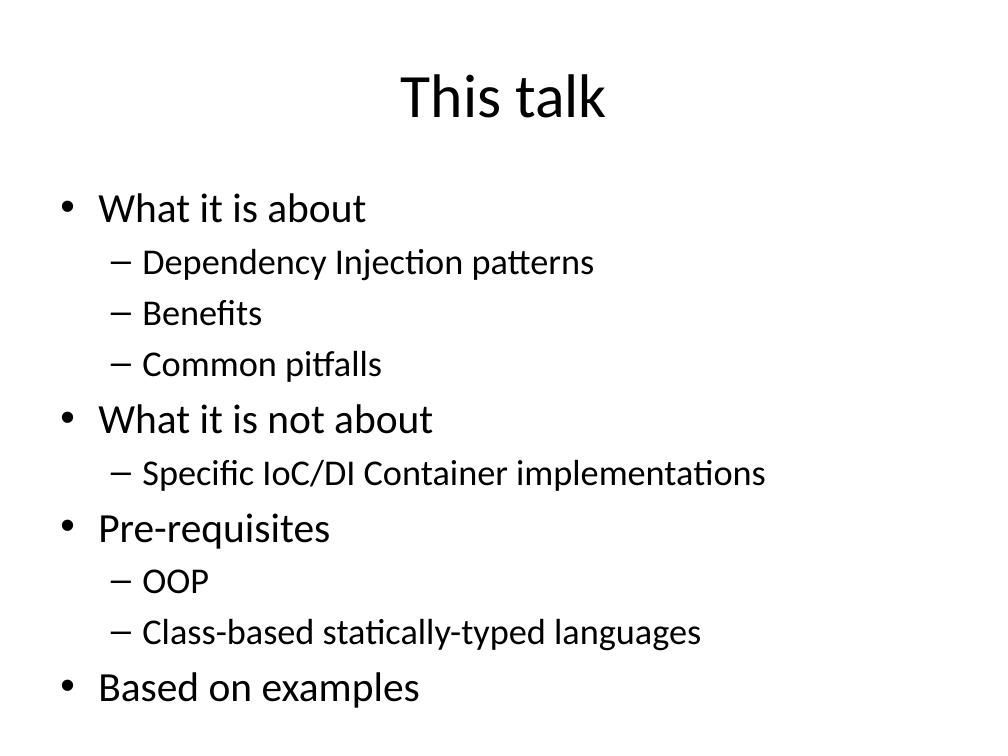
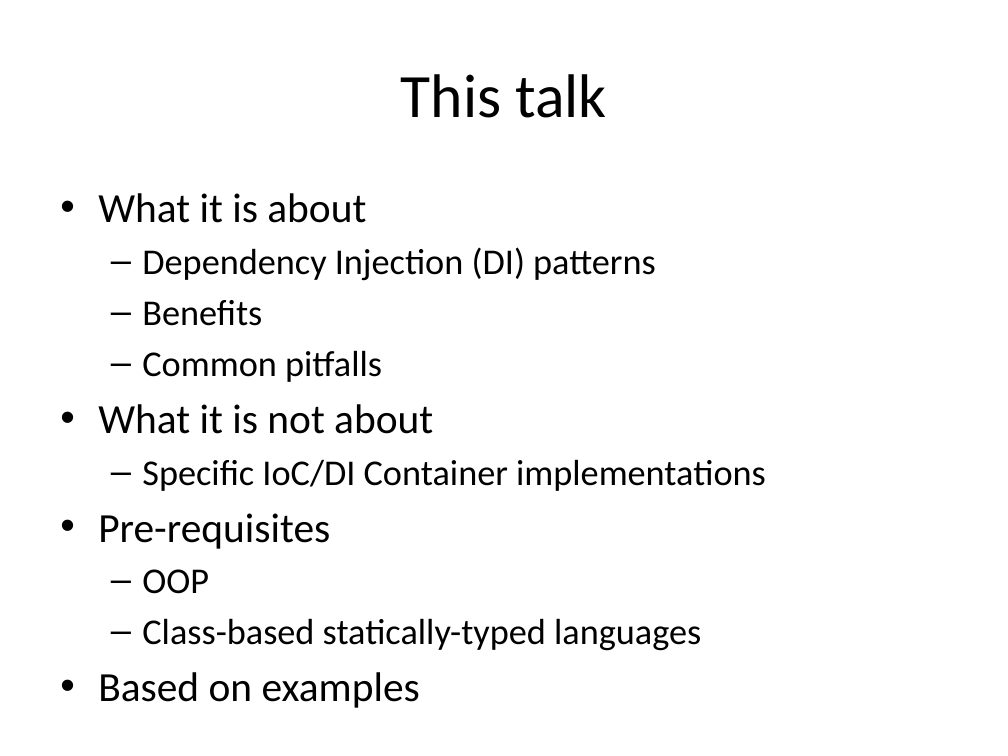
Before and after one commit to tsimbalar/DependencyInjectionTheRightWay, a slide deck: slide 3 of Dependency Injection - the right way.pptx. Drawn at 1008x756 pixels with LibreOffice and Linux fonts; fonts in the diff are those of the drawing. Boxes give left, top, right and bottom in pixels: in the first picture for what was removed or moved away, otherwise in the second. Text is boxed around its words. In the diff, an @@ line names an element or a change of style, - is before the commit and + after.

```diff
--- a/Dependency Injection - the right way.pptx
+++ b/Dependency Injection - the right way.pptx
@@ text at [142, 247, 656, 281]: text changed @@
-  – Dependency Injection patterns
+  – Dependency Injection (DI) patterns
```
Also in this commit, not shown: 14 other slides changed, 1 slide removed.
